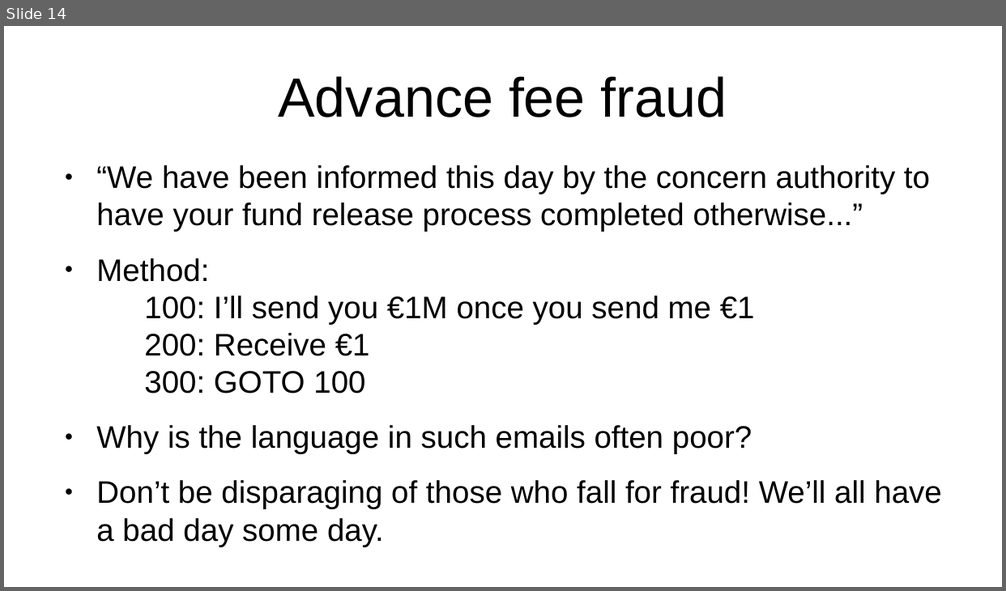
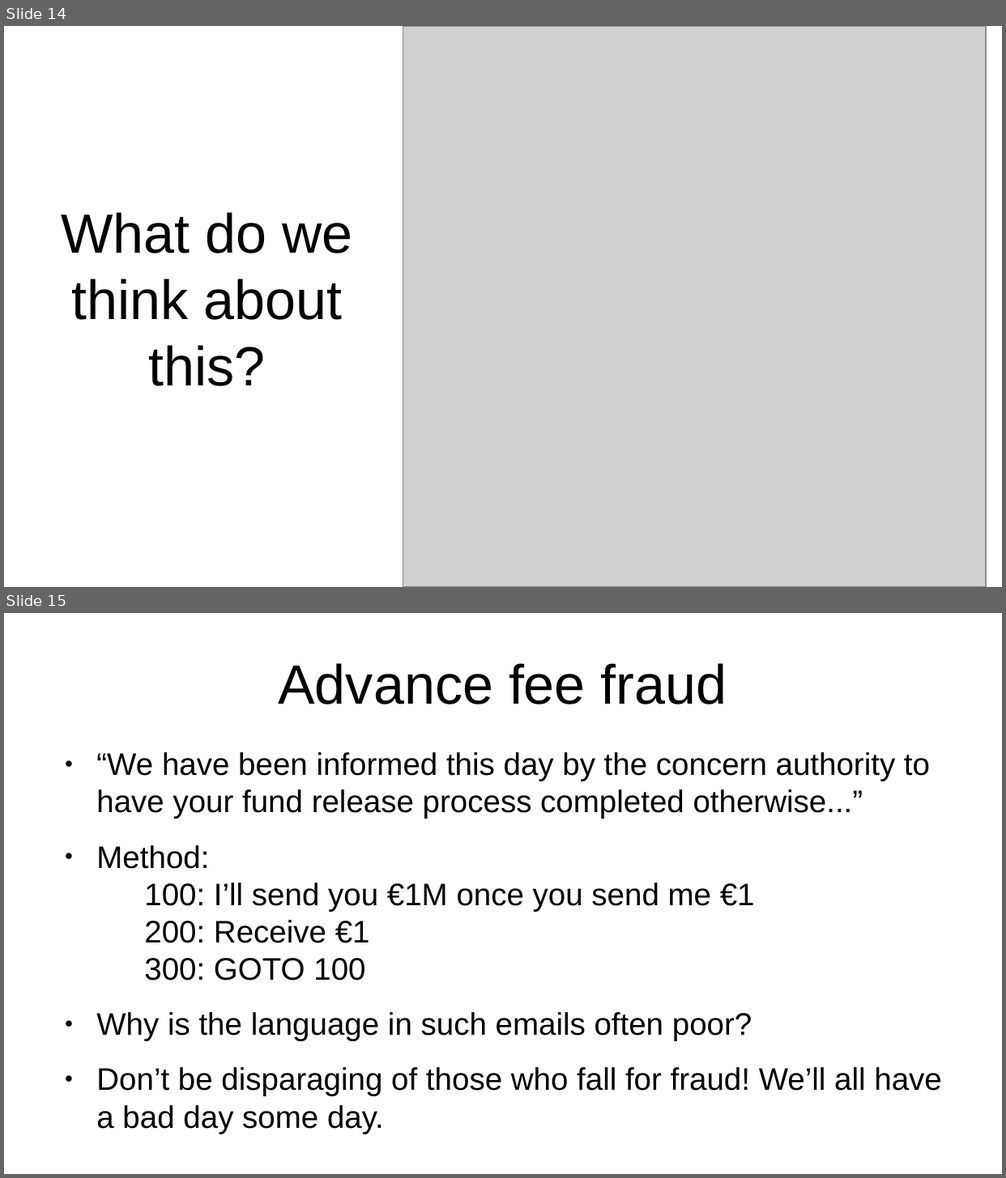
Before and after one commit to sftcd/witidtm, a slide deck: lectures/2022-2023/500-mail.odp. Shown one above the other, each under a label of ours: slide 14 before the commit, slides 14 and 15 after it. The pictures are 1006x591 and 1006x1178 pixels, drawn with LibreOffice and Linux fonts; fonts in the diff are those of the drawing; grey boxes stand for pictures. Boxes give left, top, right and bottom in pixels: in the first picture for what was removed or moved away, otherwise in the second. Text is boxed around its words. In the diff, an @@ line names an element or a change of style, - is before the commit and + after.

```diff
--- a/lectures/2022-2023/500-mail.odp
+++ b/lectures/2022-2023/500-mail.odp
@@ slide 14 added at <box>4,26,1002,587</box>, background #FFFFFF @@
@@ picture added at <box>403,26,987,587</box> @@
@@ title added at <box>61,212,352,386</box>, 44 pt, text #000000 @@
+What do we think about this?
@@ what was slide 14 is now slide 15 @@
```
Also in this commit, not shown: 1 other file.
